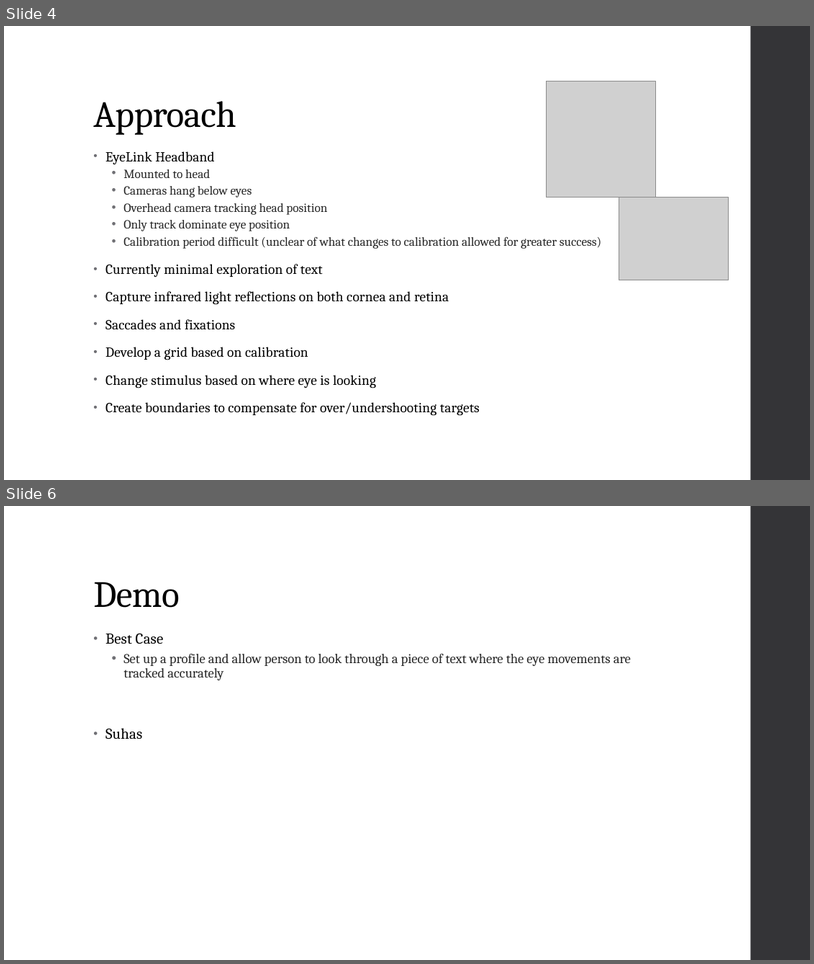
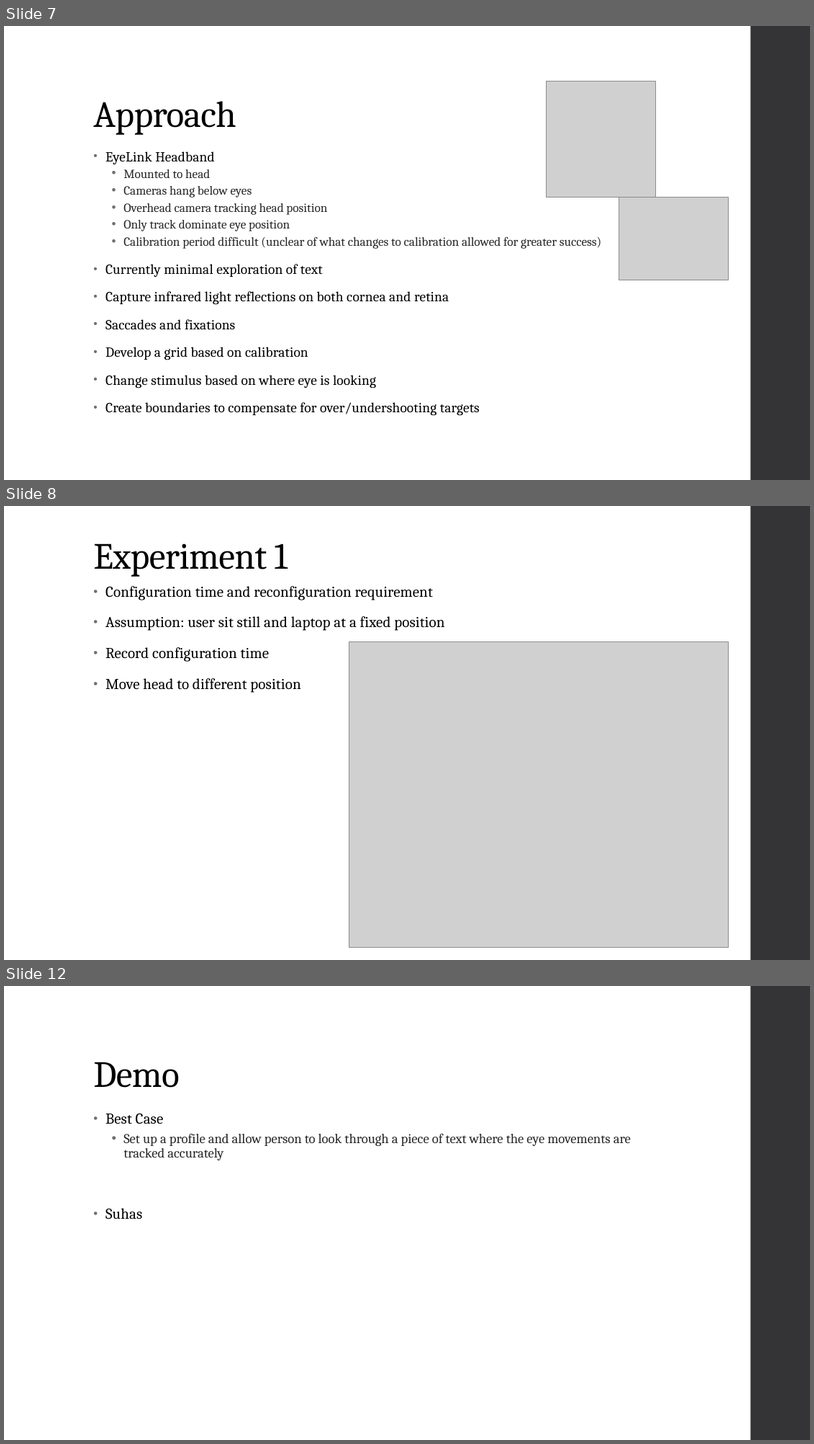
Before and after one commit to diederichk/StepCounter, a slide deck: ProposalPresentation/Proposal.pptx. Shown one above the other, each under a label of ours: slides 4 and 6 before the commit, slides 7, 8 and 12 after it; the slides between them are not shown. The pictures are 814x964 and 814x1444 pixels, drawn with LibreOffice and Linux fonts; fonts in the diff are those of the drawing; grey boxes stand for pictures. Boxes give left, top, right and bottom in pixels: in the first picture for what was removed or moved away, otherwise in the second. Text is boxed around its words. In the diff, an @@ line names an element or a change of style, - is before the commit and + after.

```diff
--- a/ProposalPresentation/Proposal.pptx
+++ b/ProposalPresentation/Proposal.pptx
@@ slide 8 added at [4, 506, 810, 960], background #FFFFFF; not listed: 1 template element that a slide beside it also shows @@
@@ title added at [93, 543, 288, 577], 44 pt, text #000000 @@
+Experiment 1
@@ text added at [106, 586, 445, 692], 18 pt, text #000000 @@
+• Configuration time and reconfiguration requirement
+• Assumption: user sit still and laptop at a fixed position
+• Record configuration time
+• Move head to different position
@@ picture added at [350, 642, 729, 947] @@
@@ what was slide 4 is now slide 7 @@
@@ what was slide 6 is now slide 12 @@
```
Also in this commit, not shown: 1 slide changed, 6 other slides added, 1 slide removed.
